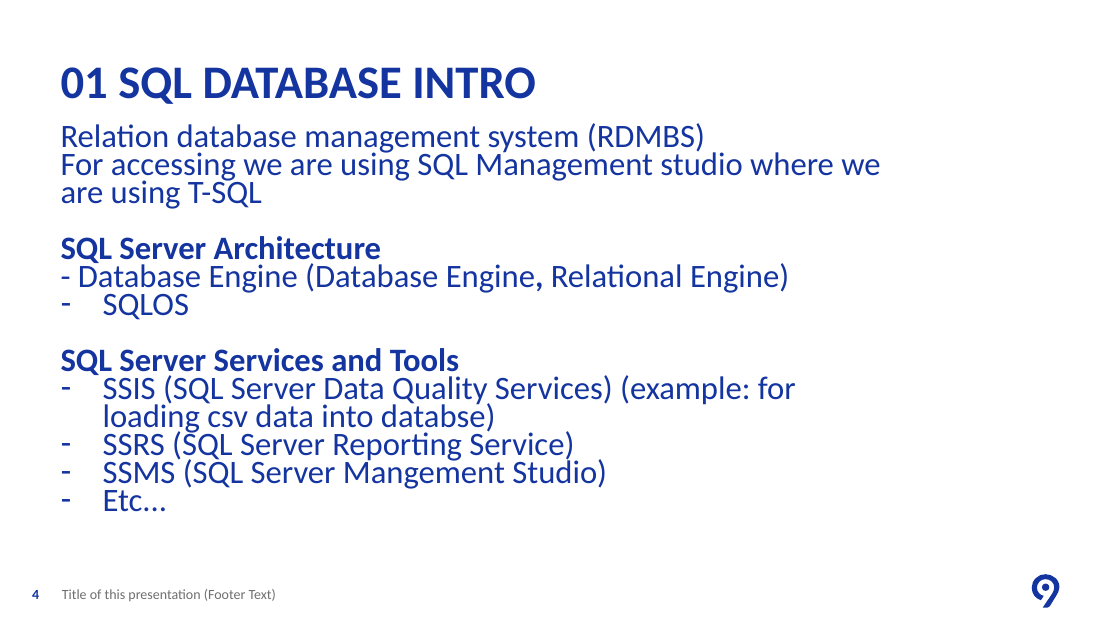
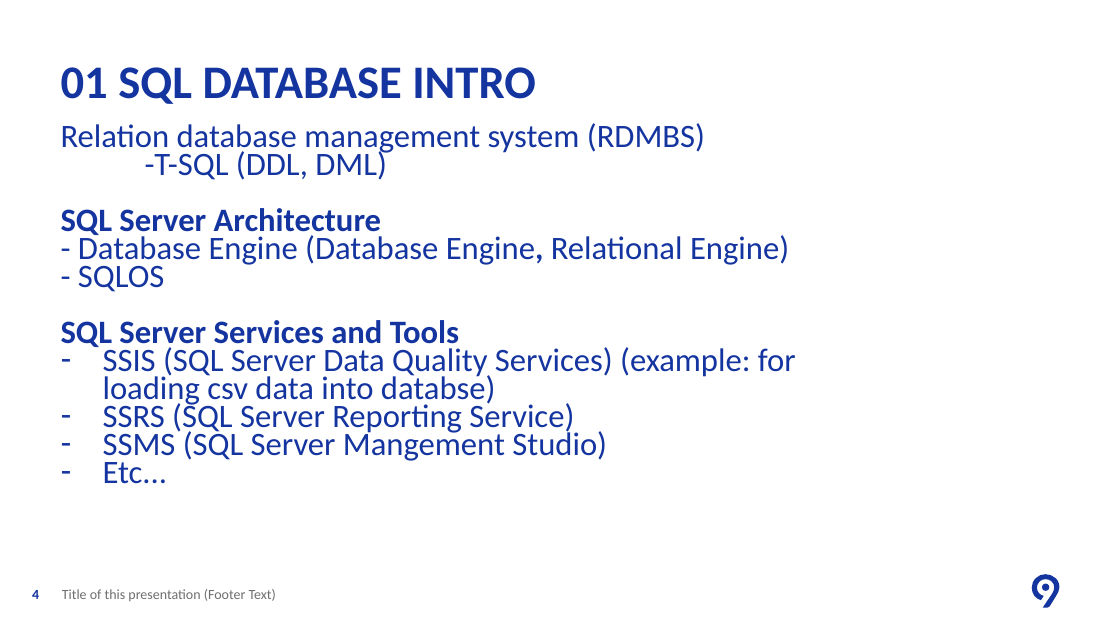
Before and after one commit to Levi9NS/Code9-2021, a slide deck: slide 4 of Azure Database (SQL and Cosmos)/SQL/Code9 2021 - SQL Database.pptx. Drawn at 1120x630 pixels with LibreOffice and Linux fonts; fonts in the diff are those of the drawing; background and template pictures are left out. Boxes give left, top, right and bottom in pixels: in the first picture for what was removed or moved away, otherwise in the second. Text is boxed around its words. In the diff, an @@ line names an element or a change of style, - is before the commit and + after.

```diff
--- a/Azure Database (SQL and Cosmos)/SQL/Code9 2021 - SQL Database.pptx
+++ b/Azure Database (SQL and Cosmos)/SQL/Code9 2021 - SQL Database.pptx
@@ text at [145,148,387,180]: text changed @@
-For accessing we are using SQL Management studio where we are using T-SQL
+-T-SQL (DDL, DML)
@@ text at [78,265,165,292]: text changed @@
-– SQLOS
+- SQLOS
```
Also in this commit, not shown: 4 other slides changed, 4 slides added, 3 slides removed.
